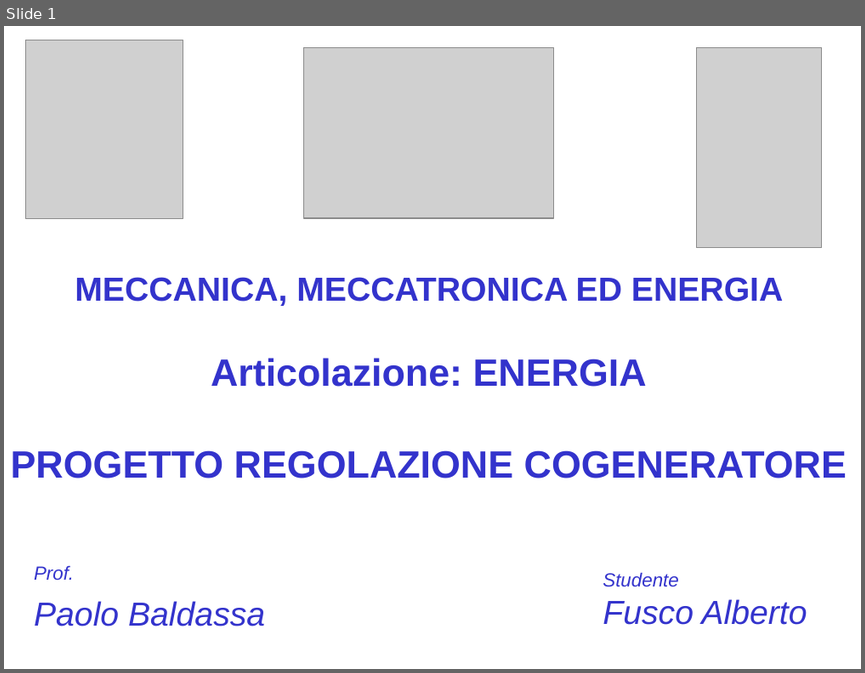
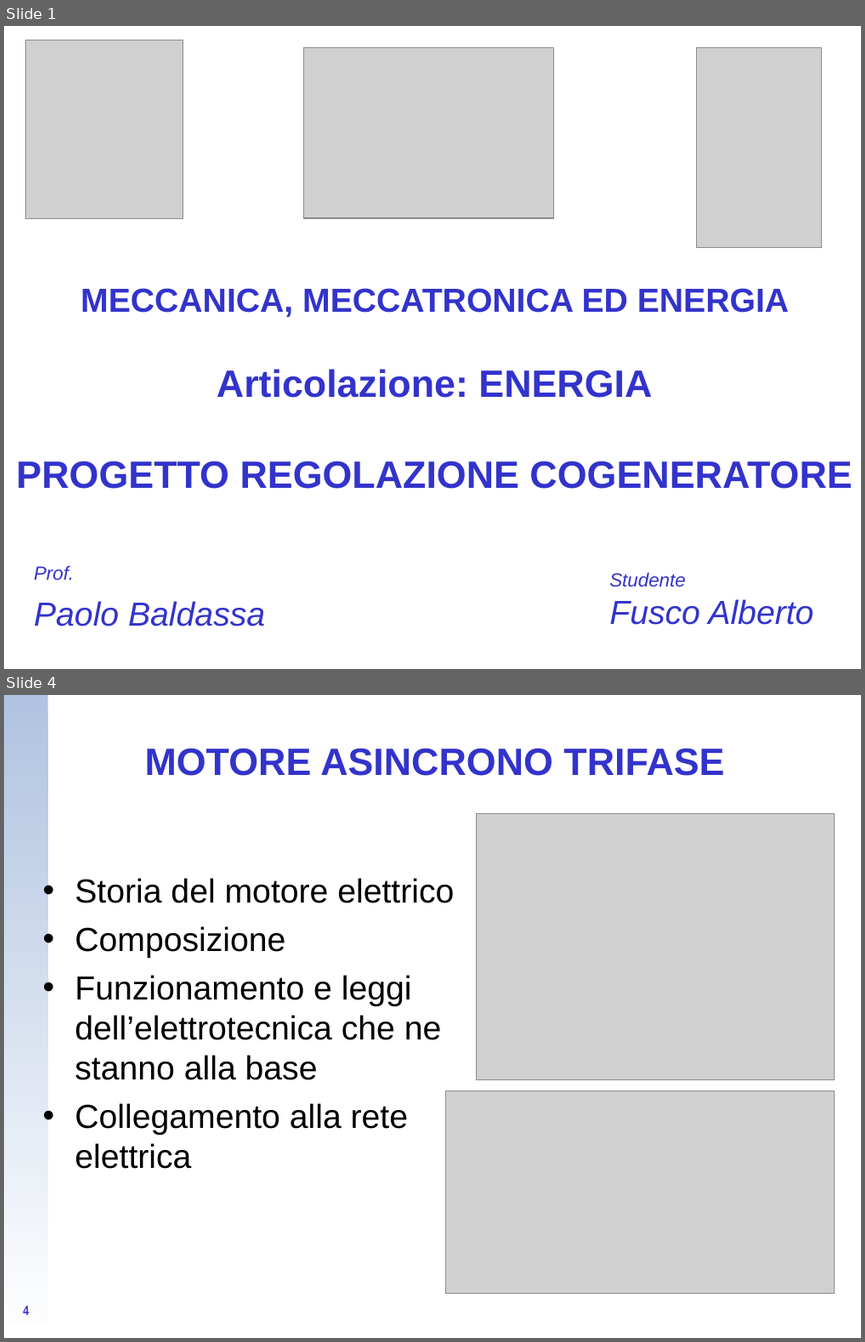
Before and after one commit to CampelloManuel/progetto-esame, a slide deck: tesina/Fusco Alberto.ppt. Shown one above the other, each under a label of ours: slide 1 before the commit, slides 1 and 4 after it; the slides between them are not shown. The pictures are 865x673 and 865x1342 pixels, drawn with LibreOffice and Linux fonts; fonts in the diff are those of the drawing; grey boxes stand for pictures; background and template pictures are left out. Boxes give left, top, right and bottom in pixels: in the first picture for what was removed or moved away, otherwise in the second. Text is boxed around its words. In the diff, an @@ line names an element or a change of style, - is before the commit and + after.

```diff
--- a/tesina/Fusco Alberto.ppt
+++ b/tesina/Fusco Alberto.ppt
@@ slide 4 added at [4,695,861,1338], background picture (left out) @@
@@ rectangle added at [4,695,47,1338], fill gradient #B0C3E0 to #FFFFFF @@
@@ title added at [145,748,724,776], 32 pt, text #3333CC, bold @@
+MOTORE ASINCRONO TRIFASE
@@ picture added at [476,814,834,1080] @@
@@ text added at [75,878,454,1168], 28 pt, text #000000 @@
+• Storia del motore elettrico
+• Composizione
+• Funzionamento e leggi dell’elettrotecnica che ne stanno alla base
+• Collegamento alla rete elettrica
@@ picture added at [446,1091,834,1293] @@
@@ page number added at [23,1305,29,1315], 11.1 pt, text #3333CC, bold @@
+4
@@ slide 1 changed as well @@
@@ text "MECCANICA, MECCATRONICA ED ENERGIA Articolazione: ...": place and size @@
-text "MECCANICA, MECCATRONICA ED ENERGIA Articolazione: ..." at [11,277,846,478]
+text "MECCANICA, MECCATRONICA ED ENERGIA Articolazione: ..." at [16,288,851,488]
@@ text "Studente": place and size @@
-text "Studente" at [602,572,806,624]
+text "Studente" at [609,572,813,624]
```
Also in this commit, not shown: 4 other slides changed, 4 other slides added, 5 slides removed.
